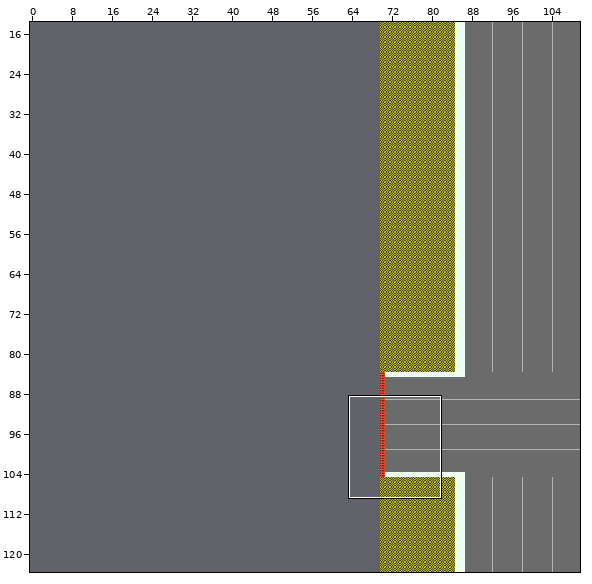
Tiled map: Assets/Graphics/Maps/Gray Box/RetailGraybox.tmx. Above: a wide view before the commit, with the close-up outlined.
Close-up. The starting point:
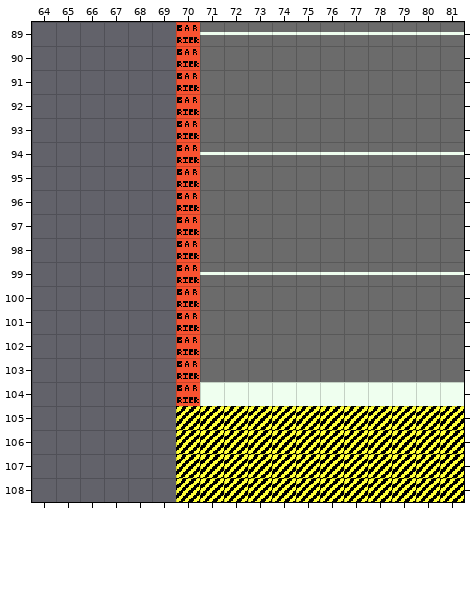
Cells are 16x16 px. Shown: x 64..81, y 89..108. The commit also changed other parts of the map, which this record leaves out. The old version is drawn lined up with the new one.
And afterwards:
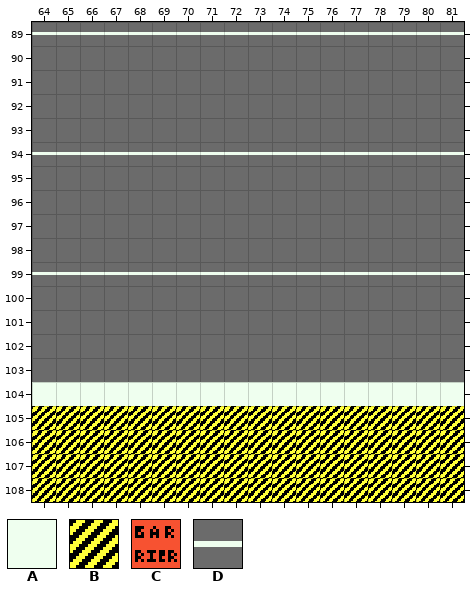
Key: from "Debug": A 0, B 4, C 5, D 7.
_ is an empty cell, . an unchanged one.
Commit message: Updated Graybox to include destination
Diff:
map size 224x154 -> 294x154 cells (old content now starts at 70,0; both pictures use the new coordinates)
--- layer "Graybox/GrayBox"
@@ x 64..69 @@
- 89 ______
+ 89 DDDDDD
@@ x 64..69 @@
- 94 ______
+ 94 DDDDDD
@@ x 64..69 @@
- 99 ______
+ 99 DDDDDD
@@ x 64..69 @@
-104 ______
-105 ______
-106 ______
-107 ______
-108 ______
+104 AAAAAA
+105 BBBBBB
+106 BBBBBB
+107 BBBBBB
+108 BBBBBB
--- layer "Graybox/Barriers"
@@ x 70..70 @@
- 89 C
- 90 C
- 91 C
- 92 C
- 93 C
- 94 C
- 95 C
- 96 C
- 97 C
- 98 C
- 99 C
-100 C
-101 C
-102 C
-103 C
-104 C
+ 89 _
+ 90 _
+ 91 _
+ 92 _
+ 93 _
+ 94 _
+ 95 _
+ 96 _
+ 97 _
+ 98 _
+ 99 _
+100 _
+101 _
+102 _
+103 _
+104 _
Boxes around the changes in both close-ups, in picture pixels (x1, y1, x2, y2):
changed: (32, 22, 200, 502)
